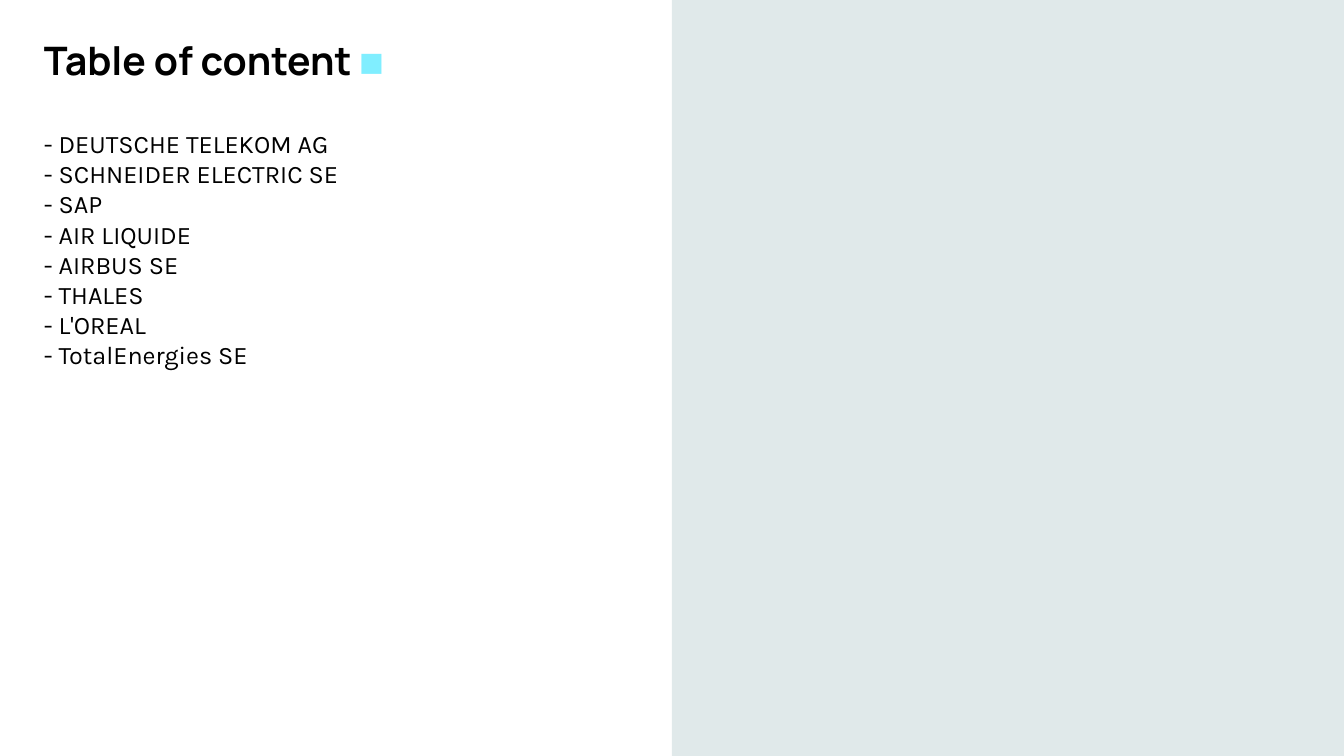
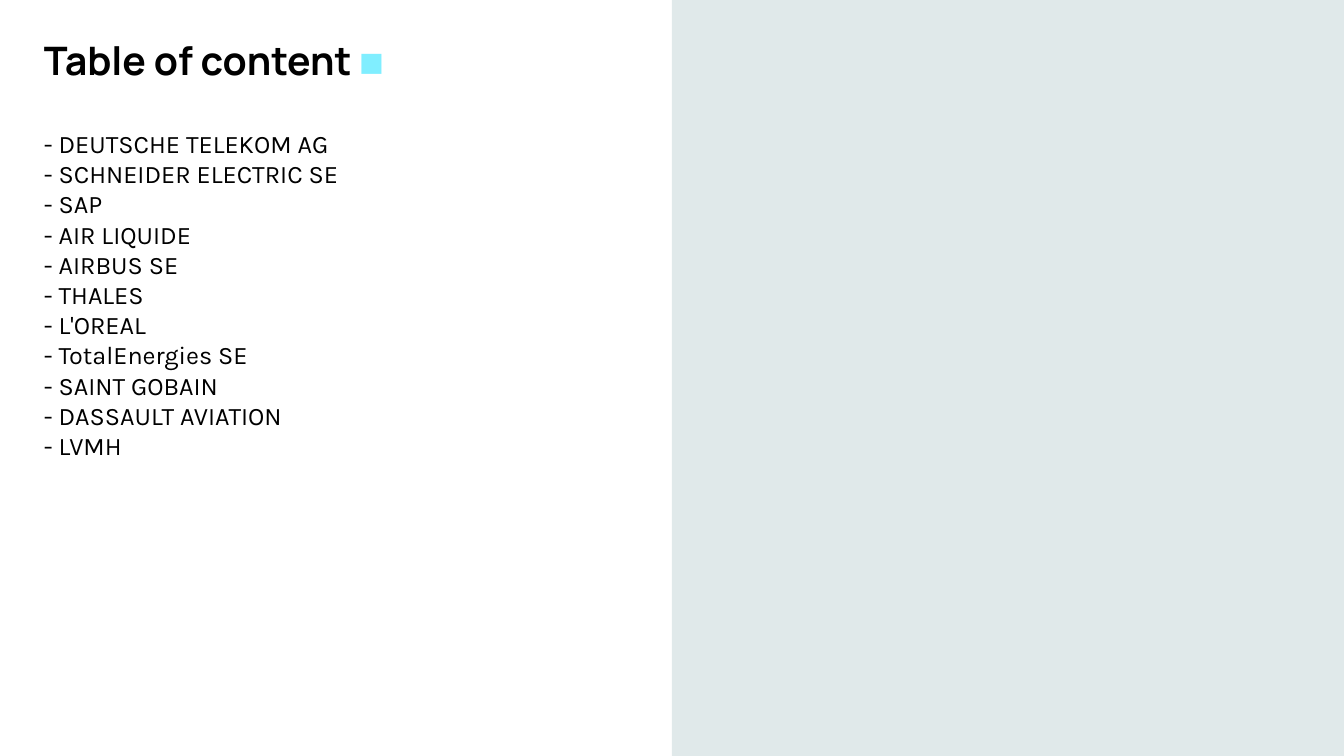
Before and after one commit to mx791/PyConsulting, a slide deck: slide 2 of out/out.pptx. Drawn at 1344x756 pixels with LibreOffice and Linux fonts; fonts in the diff are those of the drawing; background and template pictures are left out. Boxes give left, top, right and bottom in pixels: in the first picture for what was removed or moved away, otherwise in the second. Text is boxed around its words. In the diff, an @@ line names an element or a change of style, - is before the commit and + after.

```diff
--- a/out/out.pptx
+++ b/out/out.pptx
@@ text at (x1=59, y1=137, x2=338, y2=455): text changed @@
-- DEUTSCHE TELEKOM AG
-- SCHNEIDER ELECTRIC SE
-- SAP
-- AIR LIQUIDE
-- AIRBUS SE
-- THALES
-- L'OREAL
-- TotalEnergies SE
+- DEUTSCHE TELEKOM AG
+- SCHNEIDER ELECTRIC SE
+- SAP
+- AIR LIQUIDE
+- AIRBUS SE
+- THALES
+- L'OREAL
+- TotalEnergies SE
+- SAINT GOBAIN
+- DASSAULT AVIATION
+- LVMH
```
Also in this commit, not shown: 18 other slides changed, 15 slides added, 5 other files.
